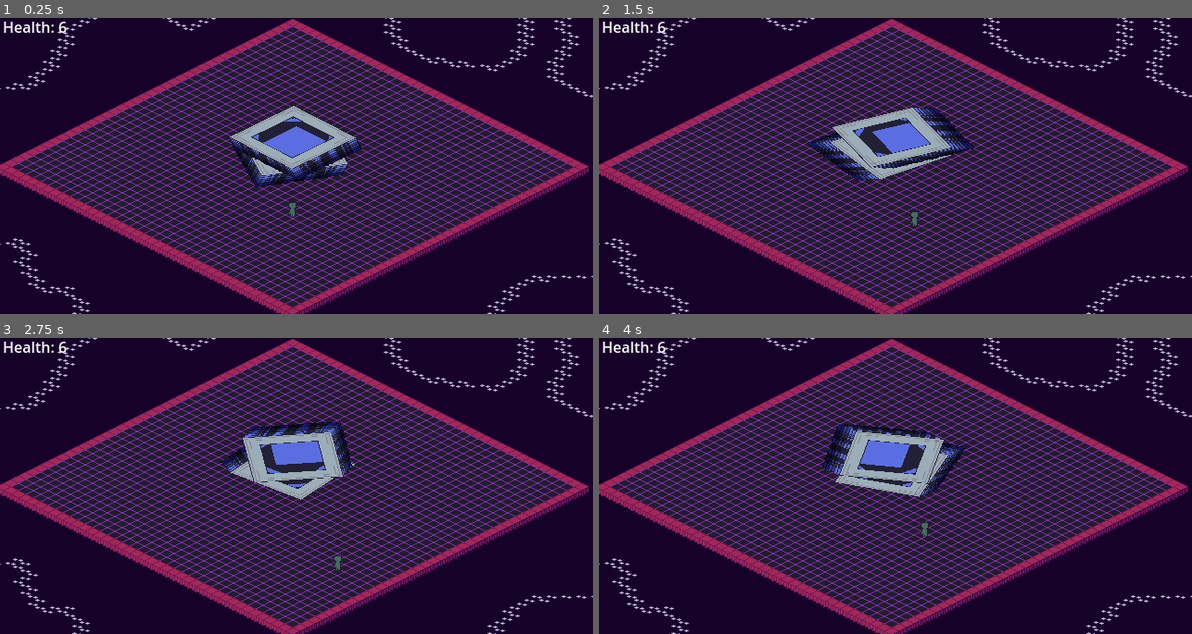
Above: before the commit, frames 1-4 (two rows, left to right).
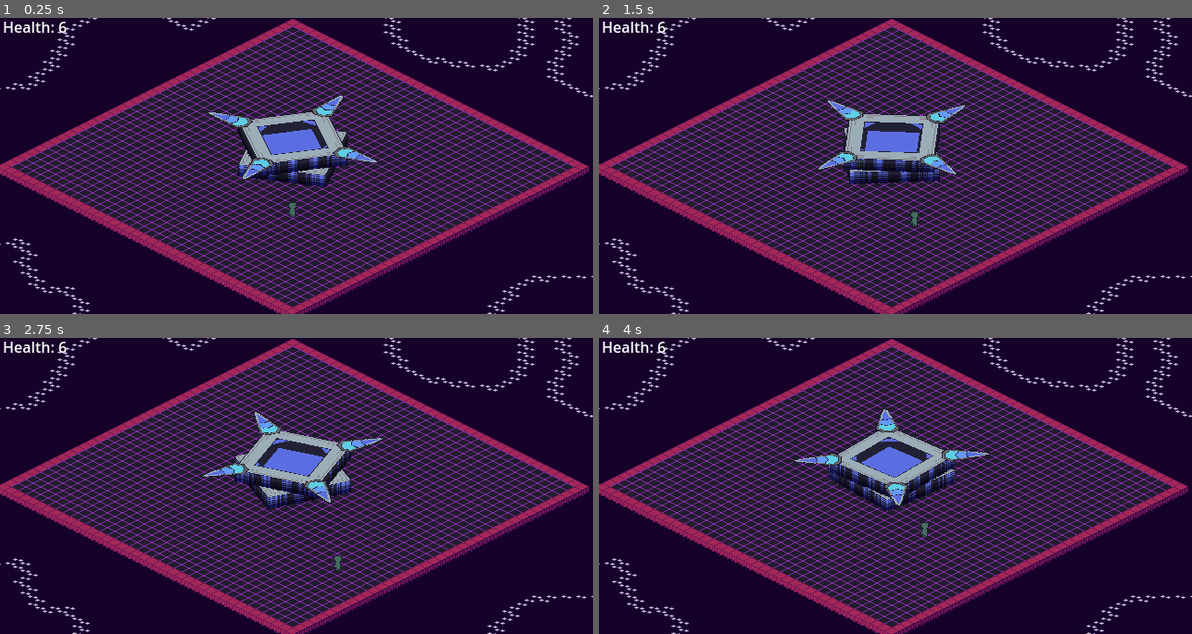
Above: after the commit, the same moments.

Repository: Boxypluto/Isometric-Rougelike
Game: Godot game, scene res://Scenes/Bossfights/Ancient Core/Ancient Core Fight.tscn
Two runs of this game, one before a commit and one after it. Both use one fixed random seed, a clock stepped at 60 frames per second and the inputs below. This scene is started directly instead of the project's main scene.
Inputs (mouse positions are in pixels of both pictures, inside the frame that each line leads up to):
- Up to frame 1 (0.25 s): no input
- Up to frame 2 (1.5 s): move the mouse to (1025, 151) at 0.52 s; press the mouse at (1025, 151) at 0.53 s; hold Right (Right) 0.53-1.28 s; move the mouse to (776, 180) at 1.27 s; release the mouse at (776, 180) at 1.28 s; hold Down (Down) from 1.28 s (still down); tap Shift (Dash) at 1.35 s
- Up to frame 3 (2.75 s): move the mouse to (355, 420) at 2.02 s; release Down (Down) at 2.03 s; press the mouse at (355, 420) at 2.03 s; hold Right (Right) from 2.03 s (still down)
- Up to frame 4 (4 s): move the mouse to (865, 545) at 2.77 s; release Right (Right) at 2.78 s; release the mouse at (865, 545) at 2.78 s; hold Up (Up) 2.78-3.53 s; tap Shift (Dash) at 2.85 s; move the mouse to (1073, 530) at 3.52 s; press the mouse at (1073, 530) at 3.53 s; hold Left (Left) from 3.53 s (still down)

The runs differ from the first frame. In frame 1, 2.7% of the frame differs, in the area x 35-64%, y 25-58%; in frame 2, 3.1%; in frame 3, 3.3%, in the area x 34-65%, y 25-58%; in frame 4, 3.2%.

Commit message:
Ancient Core Progress 2

Diff:
--- a/Scenes/Bossfights/Ancient Core/Ancient Core Fight.tscn
+++ b/Scenes/Bossfights/Ancient Core/Ancient Core Fight.tscn
@@ -1,10 +1,11 @@
-[gd_scene load_steps=6 format=3 uid="uid://cu3s1d1xlng4k"]
+[gd_scene load_steps=7 format=3 uid="uid://cu3s1d1xlng4k"]
 
 [ext_resource type="PackedScene" uid="uid://bemq8nyf8v5t2" path="res://Scenes/Template Room.tscn" id="1_adeex"]
+[ext_resource type="Script" path="res://Scenes/Bossfights/Ancient Core/SpinChildren.gd" id="2_vd4c2"]
 [ext_resource type="Texture2D" uid="uid://dpjyrmlg23sg4" path="res://Bosses/Ancient Core/Center.png" id="2_vpyd7"]
-[ext_resource type="Script" path="res://Scenes/Bossfights/Floweye/Spin.gd" id="3_cmn1i"]
 [ext_resource type="Texture2D" uid="uid://kgeav21ontjo" path="res://Bosses/Ancient Core/Bottom.png" id="4_6sjd4"]
 [ext_resource type="Texture2D" uid="uid://hywrwiassnyd" path="res://Bosses/Ancient Core/Top.png" id="5_merrk"]
+[ext_resource type="Texture2D" uid="uid://cioc4wd5g8u3w" path="res://Bosses/Ancient Core/Ancient Pillar.png" id="6_h2odk"]
 
 [node name="Room" instance=ExtResource("1_adeex")]
 texture_filter = 1
@@ -19,114 +20,119 @@
 scale = Vector2(1, 0.5)
 
 [node name="LAYER" type="Node2D" parent="Y-Sortables/AncientCore/Squasher" index="0"]
-script = ExtResource("3_cmn1i")
-speed = 1.0
+script = ExtResource("2_vd4c2")
+Speed = 1
 
 [node name="Sprite2D4" type="Sprite2D" parent="Y-Sortables/AncientCore/Squasher/LAYER" index="0"]
 modulate = Color(0.270588, 0.231373, 0.458824, 1)
 use_parent_material = true
 position = Vector2(0, 24)
-rotation = 1.0472
 texture = ExtResource("2_vpyd7")
 
 [node name="Sprite2D7" type="Sprite2D" parent="Y-Sortables/AncientCore/Squasher/LAYER" index="1"]
 modulate = Color(0.270588, 0.231373, 0.458824, 1)
 use_parent_material = true
 position = Vector2(0, 20)
-rotation = 1.0472
 texture = ExtResource("2_vpyd7")
 
 [node name="Sprite2D5" type="Sprite2D" parent="Y-Sortables/AncientCore/Squasher/LAYER" index="2"]
 modulate = Color(0.572549, 0.552941, 0.619608, 1)
 use_parent_material = true
 position = Vector2(0, 16)
-rotation = 1.0472
 texture = ExtResource("2_vpyd7")
 
 [node name="Sprite2D6" type="Sprite2D" parent="Y-Sortables/AncientCore/Squasher/LAYER" index="3"]
 modulate = Color(0.572549, 0.552941, 0.619608, 1)
 use_parent_material = true
 position = Vector2(0, 12)
-rotation = 1.0472
 texture = ExtResource("2_vpyd7")
 
 [node name="Sprite2D2" type="Sprite2D" parent="Y-Sortables/AncientCore/Squasher/LAYER" index="4"]
 use_parent_material = true
 position = Vector2(0, 8)
-rotation = 1.0472
 texture = ExtResource("2_vpyd7")
 
 [node name="Sprite2D8" type="Sprite2D" parent="Y-Sortables/AncientCore/Squasher/LAYER" index="5"]
 use_parent_material = true
 position = Vector2(0, 4)
-rotation = 1.0472
 texture = ExtResource("2_vpyd7")
 
 [node name="Sprite2D3" type="Sprite2D" parent="Y-Sortables/AncientCore/Squasher/LAYER" index="6"]
 use_parent_material = true
 position = Vector2(0, 16)
-rotation = 1.0472
 scale = Vector2(0.583333, 0.583333)
 texture = ExtResource("4_6sjd4")
 
 [node name="Sprite2D" type="Sprite2D" parent="Y-Sortables/AncientCore/Squasher/LAYER" index="7"]
 use_parent_material = true
-rotation = 1.0472
 texture = ExtResource("5_merrk")
 
 [node name="LAYER2" type="Node2D" parent="Y-Sortables/AncientCore/Squasher" index="1"]
+z_index = 1
 position = Vector2(0, -24)
-script = ExtResource("3_cmn1i")
-speed = -1.0
+script = ExtResource("2_vd4c2")
+Speed = -1
 
 [node name="Sprite2D4" type="Sprite2D" parent="Y-Sortables/AncientCore/Squasher/LAYER2" index="0"]
 modulate = Color(0.270588, 0.231373, 0.458824, 1)
 use_parent_material = true
 position = Vector2(0, 24)
-rotation = 1.0472
 texture = ExtResource("2_vpyd7")
 
 [node name="Sprite2D7" type="Sprite2D" parent="Y-Sortables/AncientCore/Squasher/LAYER2" index="1"]
 modulate = Color(0.270588, 0.231373, 0.458824, 1)
 use_parent_material = true
 position = Vector2(0, 20)
-rotation = 1.0472
 texture = ExtResource("2_vpyd7")
 
 [node name="Sprite2D5" type="Sprite2D" parent="Y-Sortables/AncientCore/Squasher/LAYER2" index="2"]
 modulate = Color(0.572549, 0.552941, 0.619608, 1)
 use_parent_material = true
 position = Vector2(0, 16)
-rotation = 1.0472
 texture = ExtResource("2_vpyd7")
 
 [node name="Sprite2D6" type="Sprite2D" parent="Y-Sortables/AncientCore/Squasher/LAYER2" index="3"]
 modulate = Color(0.572549, 0.552941, 0.619608, 1)
 use_parent_material = true
 position = Vector2(0, 12)
-rotation = 1.0472
 texture = ExtResource("2_vpyd7")
 
 [node name="Sprite2D2" type="Sprite2D" parent="Y-Sortables/AncientCore/Squasher/LAYER2" index="4"]
 use_parent_material = true
 position = Vector2(0, 8)
-rotation = 1.0472
 texture = ExtResource("2_vpyd7")
 
 [node name="Sprite2D8" type="Sprite2D" parent="Y-Sortables/AncientCore/Squasher/LAYER2" index="5"]
 use_parent_material = true
 position = Vector2(0, 4)
-rotation = 1.0472
 texture = ExtResource("2_vpyd7")
 
 [node name="Sprite2D3" type="Sprite2D" parent="Y-Sortables/AncientCore/Squasher/LAYER2" index="6"]
 use_parent_material = true
 position = Vector2(0, 16)
-rotation = 1.0472
 scale = Vector2(0.583333, 0.583333)
 texture = ExtResource("4_6sjd4")
 
 [node name="Sprite2D" type="Sprite2D" parent="Y-Sortables/AncientCore/Squasher/LAYER2" index="7"]
 use_parent_material = true
-rotation = 1.0472
 texture = ExtResource("5_merrk")
+
+[node name="Sprite2D" type="Sprite2D" parent="Y-Sortables/AncientCore/Squasher/LAYER2/Sprite2D" index="0"]
+position = Vector2(-56, -56)
+rotation = -0.785397
+texture = ExtResource("6_h2odk")
+
+[node name="Sprite2D2" type="Sprite2D" parent="Y-Sortables/AncientCore/Squasher/LAYER2/Sprite2D" index="1"]
+position = Vector2(56, -56)
+rotation = 0.785397
+texture = ExtResource("6_h2odk")
+
+[node name="Sprite2D3" type="Sprite2D" parent="Y-Sortables/AncientCore/Squasher/LAYER2/Sprite2D" index="2"]
+position = Vector2(56, 56)
+rotation = 2.35619
+texture = ExtResource("6_h2odk")
+
+[node name="Sprite2D4" type="Sprite2D" parent="Y-Sortables/AncientCore/Squasher/LAYER2/Sprite2D" index="3"]
+position = Vector2(-56, 56)
+rotation = -2.35619
+texture = ExtResource("6_h2odk")
--- /dev/null
+++ b/Scenes/Bossfights/Ancient Core/SpinChildren.gd
@@ -0,0 +1,10 @@
+extends Node2D
+
+var Children : Array
+@export var Speed : int
+
+func _ready(): Children = get_children()
+
+func _process(delta):
+	for child in Children:
+		child.rotation += Speed * delta
--- a/Scenes/Lobby.tscn
+++ b/Scenes/Lobby.tscn
@@ -79,7 +79,7 @@
 
 [node name="Player" parent="Y-Sortables" instance=ExtResource("5_mejb6")]
 y_sort_enabled = true
-position = Vector2(-0.124577, 2.40001)
+position = Vector2(-4.24683e-06, 64)
 
 [node name="Instantiated" type="Node2D" parent="Y-Sortables"]
 y_sort_enabled = true
--- a/Scenes/Menus/Game End Menu/Game End.tscn
+++ b/Scenes/Menus/Game End Menu/Game End.tscn
@@ -122,12 +122,20 @@
 [node name="Continue" type="Button" parent="."]
 layout_mode = 0
 offset_left = 216.0
-offset_top = 256.0
-offset_right = 432.0
-offset_bottom = 290.0
+offset_top = 264.0
+offset_right = 424.0
+offset_bottom = 280.0
 theme = SubResource("Theme_rpa65")
 theme_type_variation = &"FlatButton"
-text = "{ Click here to Continue }"
 flat = true
 
+[node name="Continue Message" type="Label" parent="Continue"]
+texture_filter = 1
+layout_mode = 0
+offset_top = -8.0
+offset_right = 208.0
+offset_bottom = 18.0
+text = "{ Click Here to Continue }"
+label_settings = ExtResource("6_6evc8")
+
 [connection signal="button_down" from="Continue" to="." method="ContinueButtonPressed"]
Binary file added: Bosses/Ancient Core/Ancient Pillar.aseprite
Binary file added: Bosses/Ancient Core/Ancient Pillar.png
Not shown, added: Bosses/Ancient Core/Ancient Pillar.png.import
